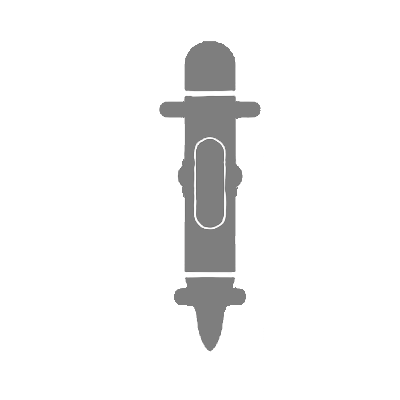
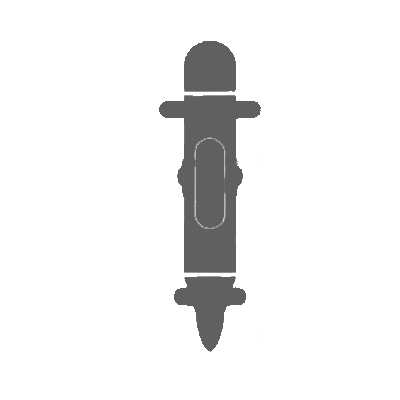
Before/after of a 400x400 layered artwork. What changed in the layer stack:
painted on "Layer 1" over [159, 41, 261, 352]
